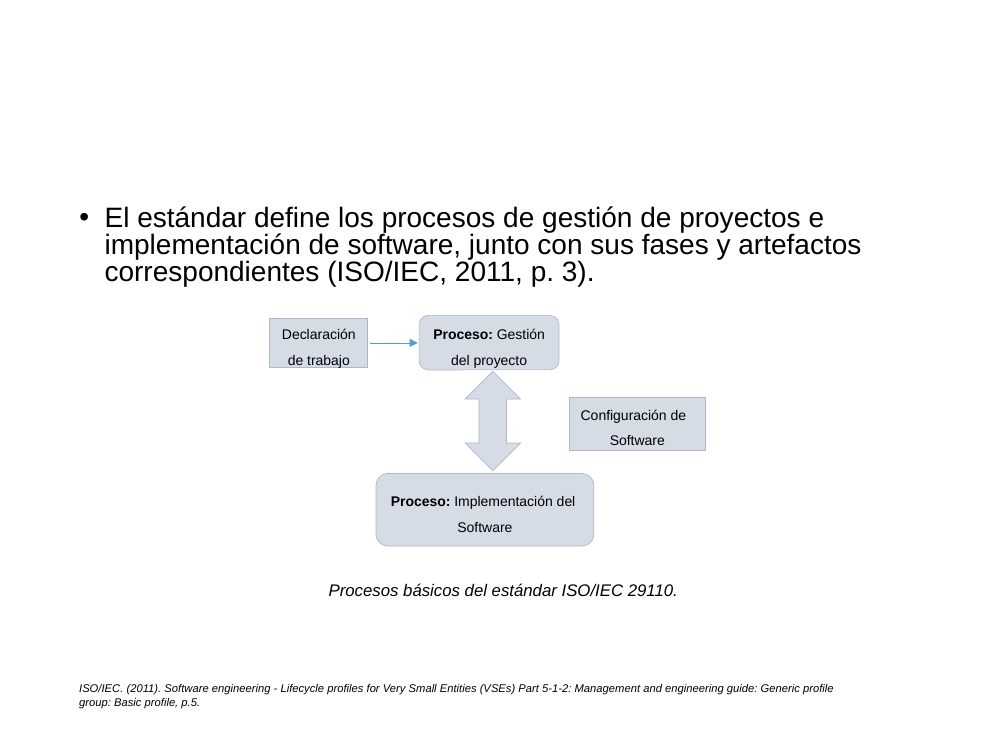
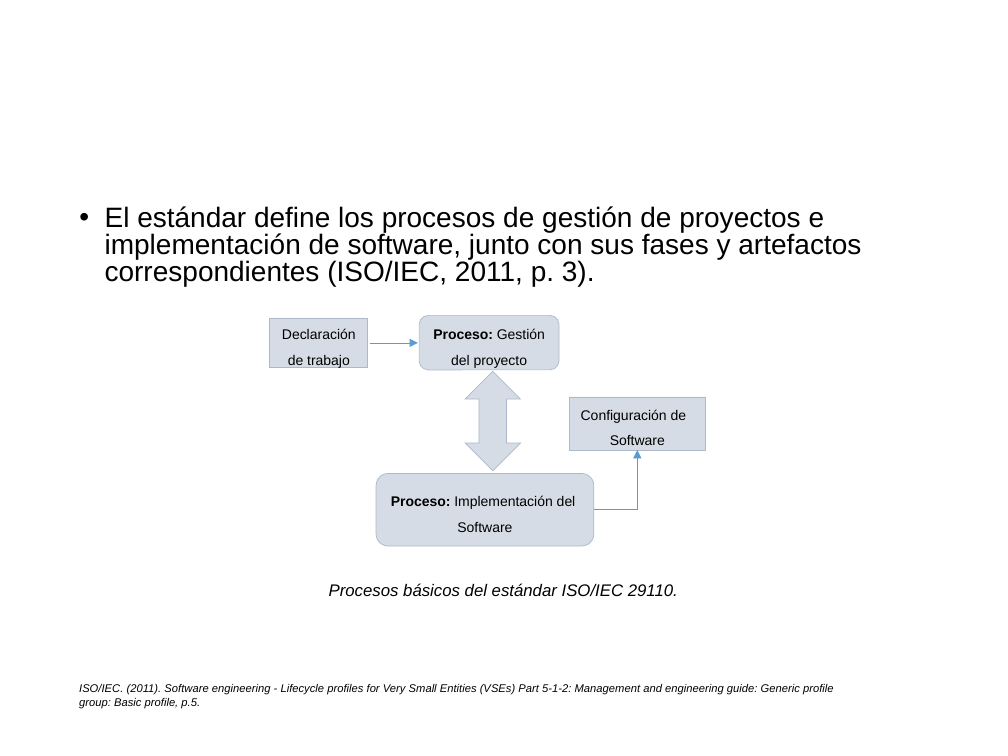
Before and after one commit to cristianpazu/Proyecto-Sanambiente, a slide deck: slide 12 of Documento(s) de proyecto de grado/Presentación del proyecto de grado.pptx. Drawn at 1008x756 pixels with LibreOffice and Linux fonts; fonts in the diff are those of the drawing; background and template pictures are left out. Boxes give left, top, right and bottom in pixels: in the first picture for what was removed or moved away, otherwise in the second. Text is boxed around its words. In the diff, an @@ line names an element or a change of style, - is before the commit and + after.

```diff
--- a/Documento(s) de proyecto de grado/Presentación del proyecto de grado.pptx
+++ b/Documento(s) de proyecto de grado/Presentación del proyecto de grado.pptx
@@ elbow arrow added from (594, 510) to (637, 451), #5B9BD5 0.5 pt @@
```
Also in this commit, not shown: 2 other slides changed.
